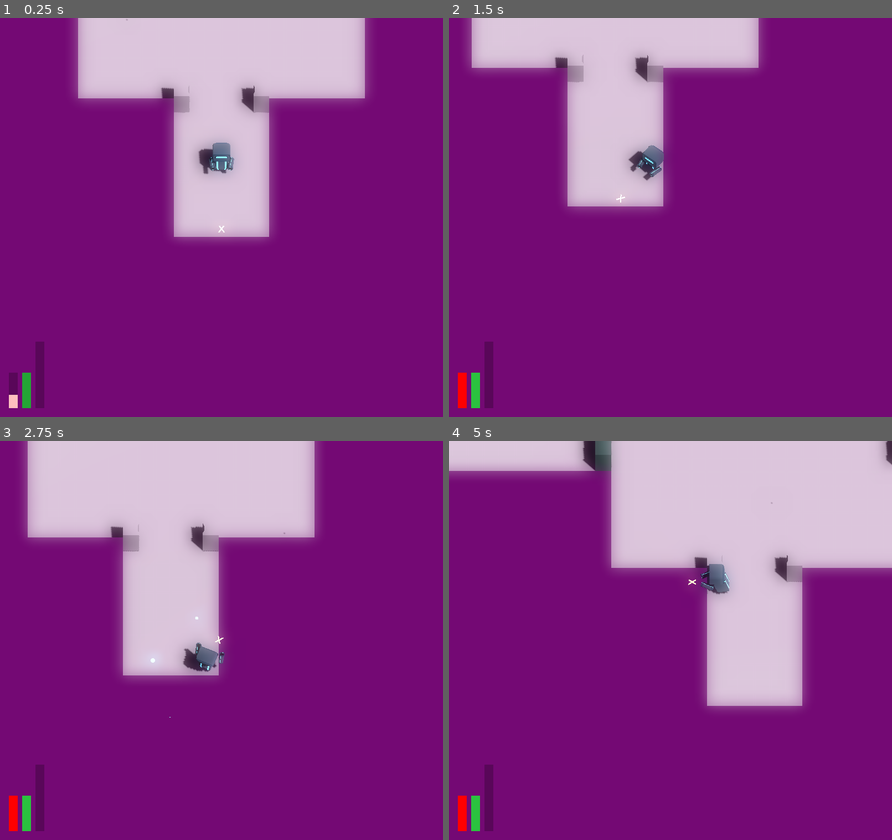
Above: before the commit, frames 1-4 (two rows, left to right).
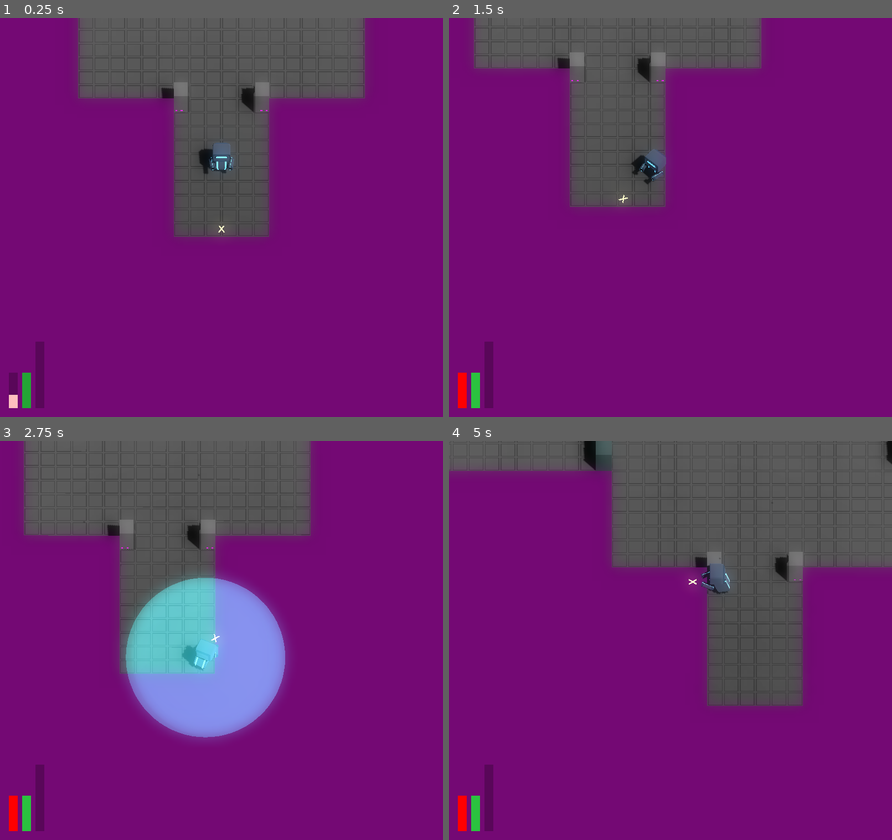
Above: after the commit, the same moments.

Repository: JackEvans24/bullet-absorb
Game: Godot game, scene res://scenes/main.tscn
Same seed, same stepped clock (60 frames per second), same inputs: the game is played once before the commit and once after it.
Inputs (mouse positions are in pixels of both pictures, inside the frame that each line leads up to):
- Up to frame 1 (0.25 s): no input
- Up to frame 2 (1.5 s): move the mouse to (767, 197) at 0.52 s; hold D (move_right) 0.53-1.28 s; hold Ctrl (absorb) 0.53-1.28 s; click (767, 197) at 0.8 s; move the mouse to (581, 237) at 1.27 s; hold S (move_back) from 1.28 s (still down); click (581, 237) at 1.35 s
- Up to frame 3 (2.75 s): tap Ctrl (absorb) at 1.55 s; move the mouse to (265, 552) at 2.02 s; release S (move_back) at 2.03 s; hold D (move_right) from 2.03 s (still down); hold Ctrl (absorb) from 2.03 s (still down); click (265, 552) at 2.3 s
- Up to frame 4 (5 s): move the mouse to (648, 720) at 2.77 s; release D (move_right) at 2.78 s; release Ctrl (absorb) at 2.78 s; hold W (move_forward) 2.78-3.53 s; tap Space (dash) at 2.85 s; tap Ctrl (absorb) at 3.05, 4.35 s; move the mouse to (803, 700) at 3.52 s; press the mouse at (803, 700) at 3.53 s; hold A (move_left) from 3.53 s (still down); move the mouse to (537, 580) at 4.27 s; release the mouse at (537, 580) at 4.28 s

The runs differ from the first frame. In frame 1, 21% of the frame differs, in the area x 17-83%, y 0-56%; in frame 2, 16%; in frame 3, 31%, in the area x 5-72%, y 0-75%; in frame 4, 31%.

Commit message:
feat: add power conversion and consumption to stats

Diff:
--- a/scripts/data/player_stats.gd
+++ b/scripts/data/player_stats.gd
@@ -2,6 +2,10 @@
 
 @export var max_health := 5
 @export var max_power := 10
-@export var fire_cooldown_modifier := 1.0
-@export var absorb_windup_modifier := 0.8
-@export var absorb_area := 0.8
+@export var power_conversion := 1.0
+@export var fire_power_consumption_modifier := 1.0
+@export var fire_cooldown_modifier := 2.0
+@export var absorb_windup_modifier := 1.5
+@export var absorb_area := 1.0
+
+var fire_power_consumption := 1.0 / fire_power_consumption_modifier
--- a/scripts/main.gd
+++ b/scripts/main.gd
@@ -39,7 +39,7 @@
 	player.damage_taken.connect(_on_damage_taken)
 	player.bullet_fired.connect(_on_bullet_fired)
 	player.absorb_state_changed.connect(_on_absorb_state_changed)
-	player.power_count_changed.connect(hud._on_absorb_count_changed)
+	player.power_count_changed.connect(hud._on_power_count_changed)
 	player.can_dash_changed.connect(hud._on_can_dash_changed)
 	player.died.connect(hud._on_player_died)
 
--- a/scripts/mechanics/player/aim/player_aim.gd
+++ b/scripts/mechanics/player/aim/player_aim.gd
@@ -96,6 +96,3 @@
 		arm_cannon_index = 0
 
 	return next_cannon
-
-func _on_power_count_changed(power_count: int):
-	has_ammo = power_count > 0
--- a/scripts/mechanics/player/player.gd
+++ b/scripts/mechanics/player/player.gd
@@ -3,7 +3,7 @@
 
 signal bullet_fired
 signal absorb_state_changed(absorb_state: AbsorbState)
-signal power_count_changed(count: int)
+signal power_count_changed(count: float)
 signal damage_taken
 signal can_dash_changed(can_dash: bool)
 signal died
@@ -22,7 +22,7 @@
 @onready var animator: AnimationPlayer = $Animator
 
 var stats: PlayerStats
-var power_count: int = 0
+var power_count: float = 0.0
 
 var current_health:
 	get: return health.current_health
@@ -30,7 +30,6 @@
 	get: return health.starting_health
 
 func _ready():
-	power_count_changed.connect(aim._on_power_count_changed)
 	died.connect(body._on_player_died)
 
 	move_state.state_entered.connect(_on_move_state_entered)
@@ -119,16 +118,17 @@
 func _on_absorb():
 	if power_count == stats.max_power:
 		return
-	power_count += 1
+	power_count = min(stats.max_power, power_count + stats.power_conversion)
 	update_power_count()
 
 func _on_bullet_fired():
-	power_count = max(0, power_count - 1)
+	power_count = max(0, power_count - stats.fire_power_consumption)
 	update_power_count()
 	bullet_fired.emit()
 
 func update_power_count():
 	power_count_changed.emit(power_count)
+	aim.has_ammo = power_count >= stats.fire_power_consumption
 
 func _on_hit(area: Area3D):
 	health.take_damage(1.0, area)
--- a/scripts/ui/hud.gd
+++ b/scripts/ui/hud.gd
@@ -20,7 +20,7 @@
 func _on_health_changed(current_health: float):
 	health_bar.update_value(current_health)
 
-func _on_absorb_count_changed(count: int):
+func _on_power_count_changed(count: float):
 	power_bar.update_value(count)
 
 func _on_can_dash_changed(can_dash: bool):
